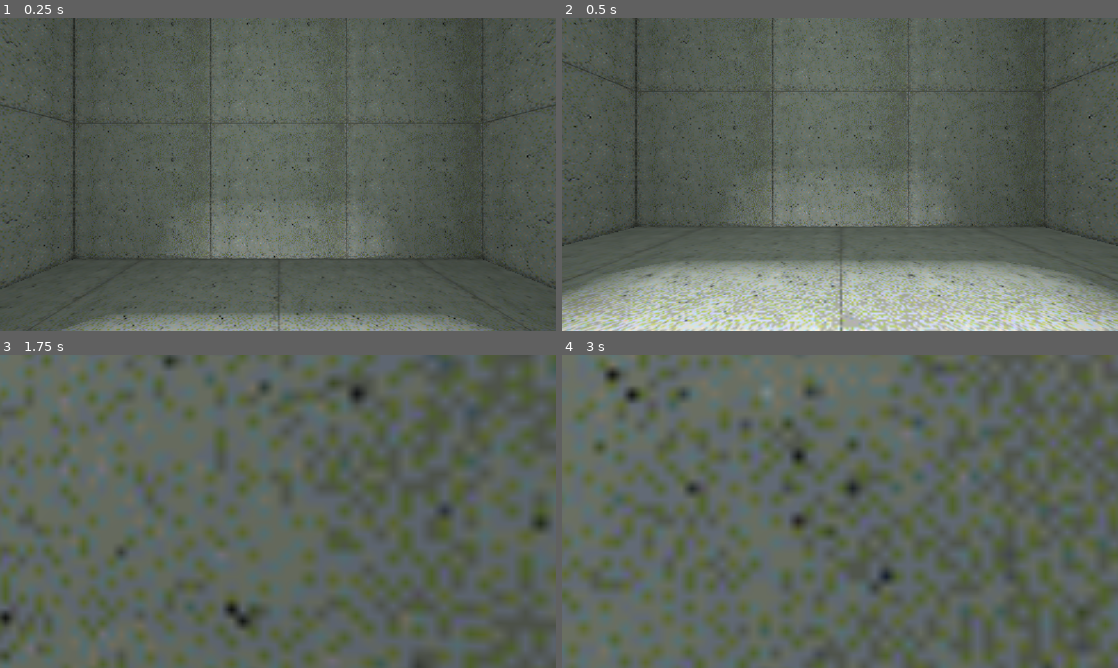
Above: before the commit, frames 1-4 (two rows, left to right).
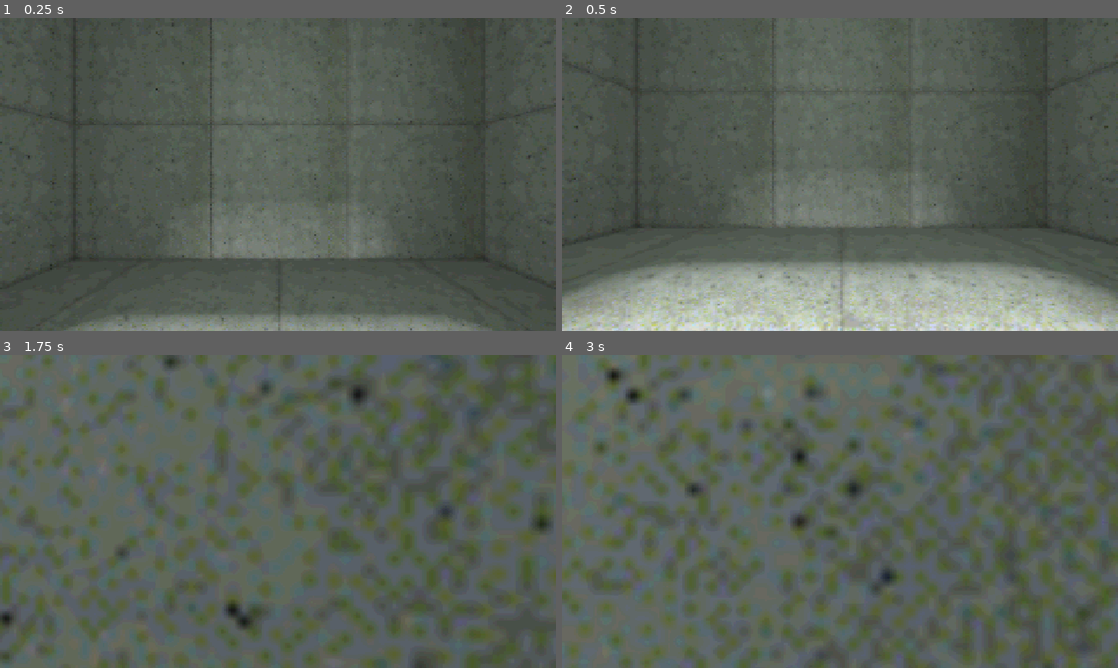
Above: after the commit, the same moments.

Repository: shagower/RE-ROUTE
Game: Godot game, scene res://main.tscn
Same seed, same stepped clock (60 frames per second), same inputs: the game is played once before the commit and once after it.
Inputs (mouse positions are in pixels of both pictures, inside the frame that each line leads up to):
- Up to frame 1 (0.25 s): no input
- Up to frame 2 (0.5 s): no input
- Up to frame 3 (1.75 s): tap Enter at 0.5 s; move the mouse to (305, 511) at 0.52 s; hold W (char_up) from 0.53 s (still down); tap Shift (char_sprint) at 0.6, 1.35 s; tap Space (char_jump) at 0.77, 1.52 s; move the mouse to (250, 511) at 1.27 s
- Up to frame 4 (3 s): keep holding W (char_up); move the mouse to (851, 505) at 2.02 s; tap Shift (char_sprint) at 2.1, 2.85 s; tap Space (char_jump) at 2.75 s; move the mouse to (834, 517) at 2.77 s

The runs differ from the first frame. In frame 1, 6.4% of the frame differs, in the area x 0-100%, y 0-100%; in frame 2, 12%; in frame 3, less than 0.1%; in frame 4, less than 0.1%.

Commit message:
psx

Diff:
--- a/main.tscn
+++ b/main.tscn
@@ -3,6 +3,7 @@
 [ext_resource type="PackedScene" uid="uid://cc1m2a1obsyn4" path="res://addons/fpc/character.tscn" id="1_ig7tw"]
 [ext_resource type="ArrayMesh" uid="uid://pisjodgsm2o7" path="res://addons/testroomobj.obj" id="2_0xm2m"]
 [ext_resource type="Material" uid="uid://dw0e8qcxbm2ot" path="res://Assets/Materials/concrete_wall.tres" id="2_h2yge"]
+[ext_resource type="Shader" uid="uid://dswgv64ipx2u2" path="res://ps1.gdshader" id="4_1bvp3"]
 
 [sub_resource type="Environment" id="Environment_6g22i"]
 background_color = Color(1, 1, 1, 1)
@@ -15,6 +16,9 @@
 
 [sub_resource type="ConcavePolygonShape3D" id="ConcavePolygonShape3D_0xm2m"]
 data = PackedVector3Array(-1.5632, 25, 0.3908, -1.5632, 8, 0.3908, -1.5632, 25, 1.5632, -1.5632, 25, 1.5632, -1.5632, 8 …(6608 unchanged characters)…
+
+[sub_resource type="ShaderMaterial" id="ShaderMaterial_oi4gx"]
+shader = ExtResource("4_1bvp3")
 
 [node name="main" type="Node3D" unique_id=1945090909]
 
@@ -51,3 +55,11 @@
 light_energy = 2.841
 shadow_enabled = true
 omni_range = 172.546
+
+[node name="CanvasLayer" type="CanvasLayer" parent="." unique_id=1484718534]
+
+[node name="ColorRect" type="ColorRect" parent="CanvasLayer" unique_id=1859138704]
+material = SubResource("ShaderMaterial_oi4gx")
+offset_right = 1157.5
+offset_bottom = 652.0
+mouse_filter = 2
--- /dev/null
+++ b/ps1.gdshader
@@ -0,0 +1,29 @@
+shader_type canvas_item;
+
+const float jitter_amount = 0.1;
+const vec2 virtual_resolution = vec2(320.0, 240.0);
+
+uniform sampler2D screen_tex : hint_screen_texture;
+
+void fragment() {
+    // Sample the current viewport texture
+    vec2 uv = SCREEN_UV;
+
+    // Pixel snapping
+    vec2 snapped_uv = floor(uv * virtual_resolution) / virtual_resolution;
+
+    // PS1-style jitter
+    float jitter = sin(TIME * 60.0) * jitter_amount / virtual_resolution.x;
+    snapped_uv.x += jitter * 1.0;
+
+    // Sample the screen
+    vec4 col = texture(screen_tex, snapped_uv);
+
+    // Color banding (5 bits per channel)
+    float levels = 32.0;
+    col.rgb = floor(col.rgb * levels) / levels;
+
+    // Blend with original
+    vec4 original = texture(screen_tex, uv);
+    COLOR = mix(original, col, 1.0);
+}
Not shown, added: ps1.gdshader.uid
